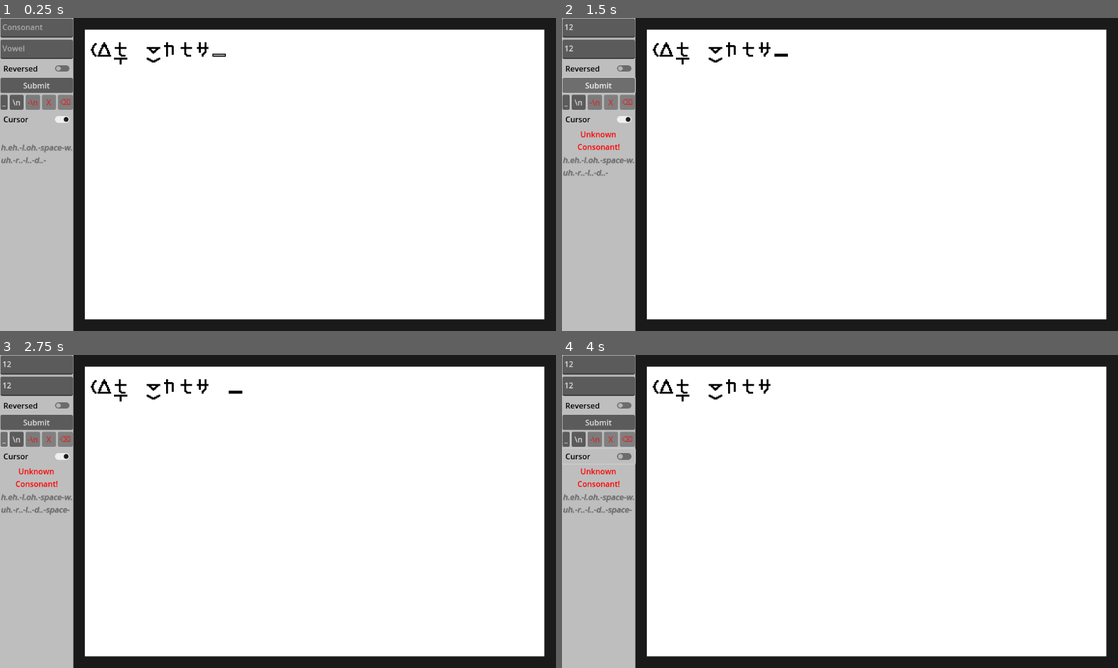
Above: before the commit, frames 1-4 (two rows, left to right).
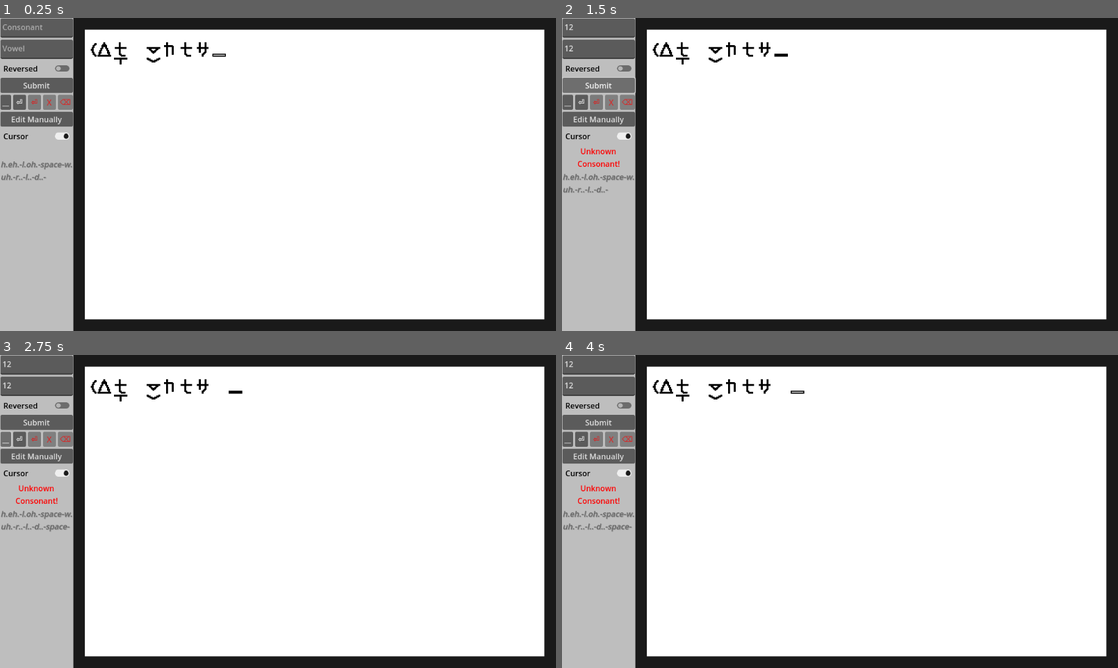
Above: after the commit, the same moments.

Repository: wosly2/stailo-editor
Game: Godot game, scene res://main.tscn
Same seed, same stepped clock (60 frames per second), same inputs: the game is played once before the commit and once after it.
Inputs (mouse positions are in pixels of both pictures, inside the frame that each line leads up to):
- Up to frame 1 (0.25 s): no input
- Up to frame 2 (1.5 s): click (600, 27) at 0.52 s; type "12" at 0.6 s; click (600, 49) at 0.75 s; type "12" at 0.83 s; click "Submit" at 1.25 s
- Up to frame 3 (2.75 s): click "_" (after the commit: "__") at 2 s
- Up to frame 4 (4 s): click (600, 455) at 2.75 s, where only the run after the commit has a clickable "Edit Manually"; click (1040, 630) at 3.5 s, where only the run after the commit has a clickable "Cancel"

The runs differ from the first frame. In frame 1, 1.2% of the frame differs, in the area x 0-14%, y 24-52%; in frame 2, 1.4%; in frame 3, 1.5%; in frame 4, 1.6%, in the area x 0-44%, y 11-57%.

Commit message:
added manual editing support

Diff:
--- a/main.gd
+++ b/main.gd
@@ -42,20 +42,22 @@
 	"0":"",
 }
 
-@onready var body = [
-	[
-		$TextStart.global_position,
-		[
-			{"consonant":"h", "vowel":"eh", "reverse":false, "is_space":false}, # heh
-			{"consonant":"l", "vowel":"oh", "reverse":false, "is_space":false}, # loh
-			{"consonant":"", "vowel":"", "reverse":false, "is_space":true}, # space
-			{"consonant":"w", "vowel":"uh", "reverse":false, "is_space":false}, # wuh
-			{"consonant":"r", "vowel":"", "reverse":false, "is_space":false}, # r
-			{"consonant":"l", "vowel":"", "reverse":false, "is_space":false}, # l
-			{"consonant":"d", "vowel":"", "reverse":false, "is_space":false}, # d
-		]
-	]
-]
+#@onready var body = [
+	#[
+		#$TextStart.global_position,
+		#[
+			#{"consonant":"h", "vowel":"eh", "reverse":false, "is_space":false}, # heh
+			#{"consonant":"l", "vowel":"oh", "reverse":false, "is_space":false}, # loh
+			#{"consonant":"", "vowel":"", "reverse":false, "is_space":true}, # space
+			#{"consonant":"w", "vowel":"uh", "reverse":false, "is_space":false}, # wuh
+			#{"consonant":"r", "vowel":"", "reverse":false, "is_space":false}, # r
+			#{"consonant":"l", "vowel":"", "reverse":false, "is_space":false}, # l
+			#{"consonant":"d", "vowel":"", "reverse":false, "is_space":false}, # d
+		#]
+	#]
+#]
+
+@onready var body = text_to_body("h.eh.-l.oh.-space-w.uh.-r..-l..-d..", $TextStart.global_position)
 
 func get_length(character) -> int:
 	return 32 + (16 if character["vowel"] in ["ae", "ah"] else 0)
@@ -81,6 +83,7 @@
 	render_text(body)
 	$GUI/Error.text = ""
 	$Cursor/AnimatedSprite2D.play()
+	$InputPopup/VBoxContainer/TextEdit.text = body_to_text(body)
 
 func _on_submit_pressed() -> void:
 	var cons = $GUI/Consonant.text
@@ -137,6 +140,40 @@
 			output += "\n"
 	return output
 
+func text_to_body(text: String, render_pos: Vector2) -> Array:
+	# Convert text back to body format
+	if text == "":
+		return []
+
+	var body = []
+	var lines = text.split("\n")
+	for line in lines:
+		var output_line = []
+		var symbols = line.split("-")
+		for symbol in symbols:
+			if symbol == "space":
+				output_line.append({
+					"consonant": "",
+					"vowel": "",
+					"reverse": false,
+					"is_space": true
+				})
+			else:
+				var char = symbol.split(".")
+				# Validate that the format contains at least consonant and vowel
+				if len(char) < 2:
+					push_error("Invalid symbol format: %s" % symbol)
+					continue
+				output_line.append({
+					"consonant": char[0],
+					"vowel": char[1],
+					"reverse": "rev" in symbol,
+					"is_space": false
+				})
+		# Append line with its position
+		body.append([render_pos, output_line])
+		render_pos.y += 64  # Adjust render position for the next line
+	return body
 
 func _on_use_cursor_toggled(toggled_on: bool) -> void:
 	if toggled_on:
@@ -153,3 +190,26 @@
 		"is_space":true,
 	})
 	render_text(body)
+
+func _on_edit_manually_pressed() -> void:
+	$InputPopup.global_position = Vector2(0, 0)
+	for child in $Characters.get_children():
+		child.hide()
+	$Cursor.hide()
+	$InputPopup/VBoxContainer/TextEdit.text = body_to_text(body)
+
+
+func _on_cancel_pressed() -> void:
+	$InputPopup.global_position = Vector2(10000, 10000)
+	for child in $Characters.get_children():
+		child.show()
+	$Cursor.show()
+
+
+func _on_submit_text_pressed() -> void:
+	$InputPopup.global_position = Vector2(10000, 10000)
+	for child in $Characters.get_children():
+		child.show()
+	$Cursor.show()
+	body = text_to_body($InputPopup/VBoxContainer/TextEdit.text, $TextStart.global_position)
+	render_text(body)
--- a/main.tscn
+++ b/main.tscn
@@ -35,6 +35,33 @@
 script = ExtResource("1_yj6gf")
 character_prefab = ExtResource("2_rs3c0")
 
+[node name="InputPopup" type="Node2D" parent="."]
+z_index = 1000
+position = Vector2(26, 724)
+
+[node name="VBoxContainer" type="VBoxContainer" parent="InputPopup"]
+offset_left = 216.0
+offset_top = 64.0
+offset_right = 1088.0
+offset_bottom = 584.0
+
+[node name="TextEdit" type="TextEdit" parent="InputPopup/VBoxContainer"]
+layout_mode = 2
+size_flags_vertical = 3
+placeholder_text = "Add or paste text some here!"
+
+[node name="HBoxContainer" type="HBoxContainer" parent="InputPopup/VBoxContainer"]
+layout_mode = 2
+size_flags_horizontal = 8
+
+[node name="Cancel" type="Button" parent="InputPopup/VBoxContainer/HBoxContainer"]
+layout_mode = 2
+text = "Cancel"
+
+[node name="Submit" type="Button" parent="InputPopup/VBoxContainer/HBoxContainer"]
+layout_mode = 2
+text = "Submit"
+
 [node name="GUI" type="VBoxContainer" parent="."]
 top_level = true
 z_index = 5
@@ -71,19 +98,20 @@
 
 [node name="AddSpace" type="Button" parent="GUI/HBoxContainer"]
 layout_mode = 2
-text = "_"
+text = "__"
 
 [node name="Newline" type="Button" parent="GUI/HBoxContainer"]
 layout_mode = 2
 size_flags_horizontal = 3
-text = "\\n"
+text = "⏎"
 
 [node name="SubtractLine" type="Button" parent="GUI/HBoxContainer"]
 modulate = Color(1, 1, 1, 0.682353)
 layout_mode = 2
 size_flags_horizontal = 3
 theme_override_colors/font_color = Color(1, 0, 0, 1)
-text = "-\\n"
+text = "⏎
+"
 
 [node name="Clear" type="Button" parent="GUI/HBoxContainer"]
 modulate = Color(1, 1, 1, 0.627451)
@@ -98,6 +126,10 @@
 size_flags_horizontal = 3
 theme_override_colors/font_color = Color(1, 0, 0, 1)
 text = "⌫"
+
+[node name="EditManually" type="Button" parent="GUI"]
+layout_mode = 2
+text = "Edit Manually"
 
 [node name="UseCursor" type="CheckButton" parent="GUI"]
 layout_mode = 2
@@ -163,10 +195,13 @@
 sprite_frames = SubResource("SpriteFrames_5xngs")
 frame_progress = 0.169121
 
+[connection signal="pressed" from="InputPopup/VBoxContainer/HBoxContainer/Cancel" to="." method="_on_cancel_pressed"]
+[connection signal="pressed" from="InputPopup/VBoxContainer/HBoxContainer/Submit" to="." method="_on_submit_text_pressed"]
 [connection signal="pressed" from="GUI/Submit" to="." method="_on_submit_pressed"]
 [connection signal="pressed" from="GUI/HBoxContainer/AddSpace" to="." method="_on_add_space_pressed"]
 [connection signal="pressed" from="GUI/HBoxContainer/Newline" to="." method="_on_newline_pressed"]
 [connection signal="pressed" from="GUI/HBoxContainer/SubtractLine" to="." method="_on_subtract_line_pressed"]
 [connection signal="pressed" from="GUI/HBoxContainer/Clear" to="." method="_on_clear_pressed"]
 [connection signal="pressed" from="GUI/HBoxContainer/Backspace" to="." method="_on_backspace_pressed"]
+[connection signal="pressed" from="GUI/EditManually" to="." method="_on_edit_manually_pressed"]
 [connection signal="toggled" from="GUI/UseCursor" to="." method="_on_use_cursor_toggled"]
